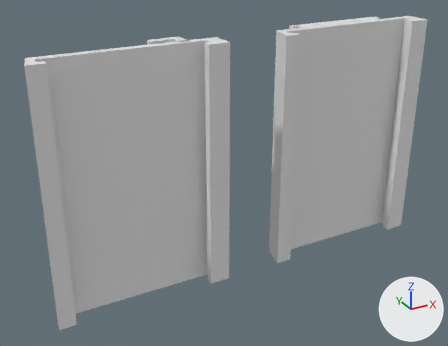
One commit to the Blender file PriceDisplayAdapters.blend: the scene before it, then after it.
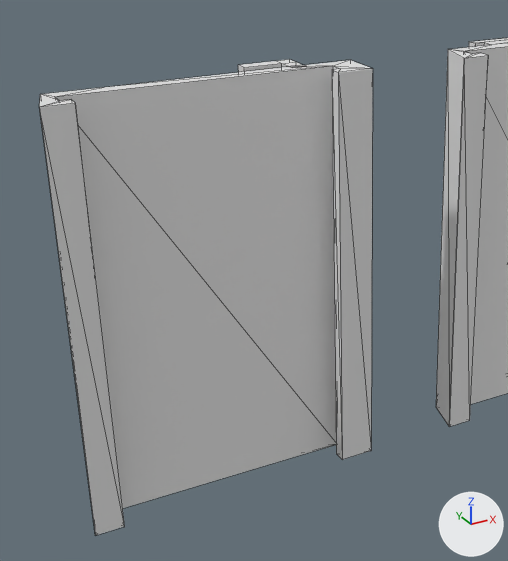
The first picture shows the older version from a camera (50 mm lens) standing at (-72.8, -107.3, 80.7) and looking at (-10.5, 5.9, 24.1). The close-ups show both versions on the part from 0% to 70% of the width and 0% to 100% of the height of that picture. The axes (+X, +Y, +Z) are drawn at lower right. The lights are the same throughout. The close-ups show mesh edges as thin lines.

The first close-up shows 'cardboard_adapter', 'original_adapter'.
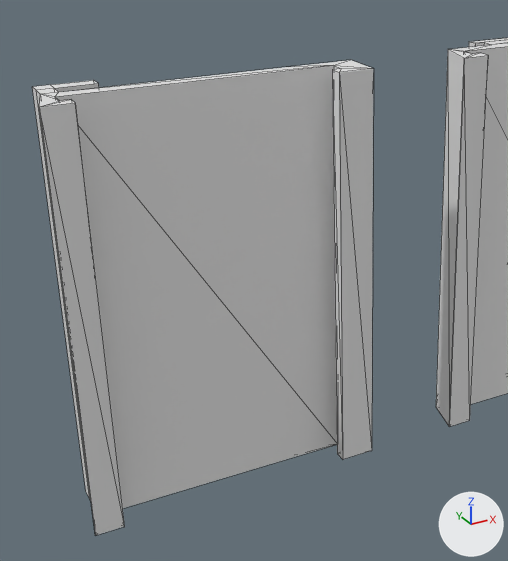
The edits, one by one:
me_adapter_001 is used by ob_cardboard_adapter; location (-53.4, 0.0, 0.0).
me_adapter_001 had 47 vertices, 65 faces and spanned x 1.0..41.0, y 0.0..10.0, z 0.0..55.0.
me_adapter_001 now has 43 vertices, 62 faces and spans x 1.0..41.1, y 0.0..10.0, z 0.0..55.0.
me_adapter_001 part 1: the loose piece of 16 vertices spanning x 27.4..34.5, y 5.0..10.0, z 0.0..55.0 is deleted.
Part 2, on me_adapter_001:
2 faces are deleted.
8 vertices in x 37.5..41.0, y 0.0..5.8, z 0.0..55.0 move by (0.1, 0.0, 0.0).
6 vertices in x 36.2, y 0.0..1.8, z 0.0..55.0 move by (0.2, 0.0, 0.0).
2 vertices move from x 9.5, y 5.8, z 0.0..55.0 to x 4.4, y 5.8, z 0.0..55.0.
12 vertices are added at x 2.4..9.4, y 8.0..10.0, z 0.0..55.0.
13 new faces join them.

Changed parts and their boxes (x1, y1, x2, y2) in the close-ups (508 x 561 px):
'cardboard_adapter', reshaped: before (39, 59, 373, 535); after (32, 60, 373, 535)
part 1 of me_adapter_001, deleted: before (238, 59, 306, 72)
part 2 of me_adapter_001, built on: before (42, 60, 373, 460); after (32, 60, 373, 501)
